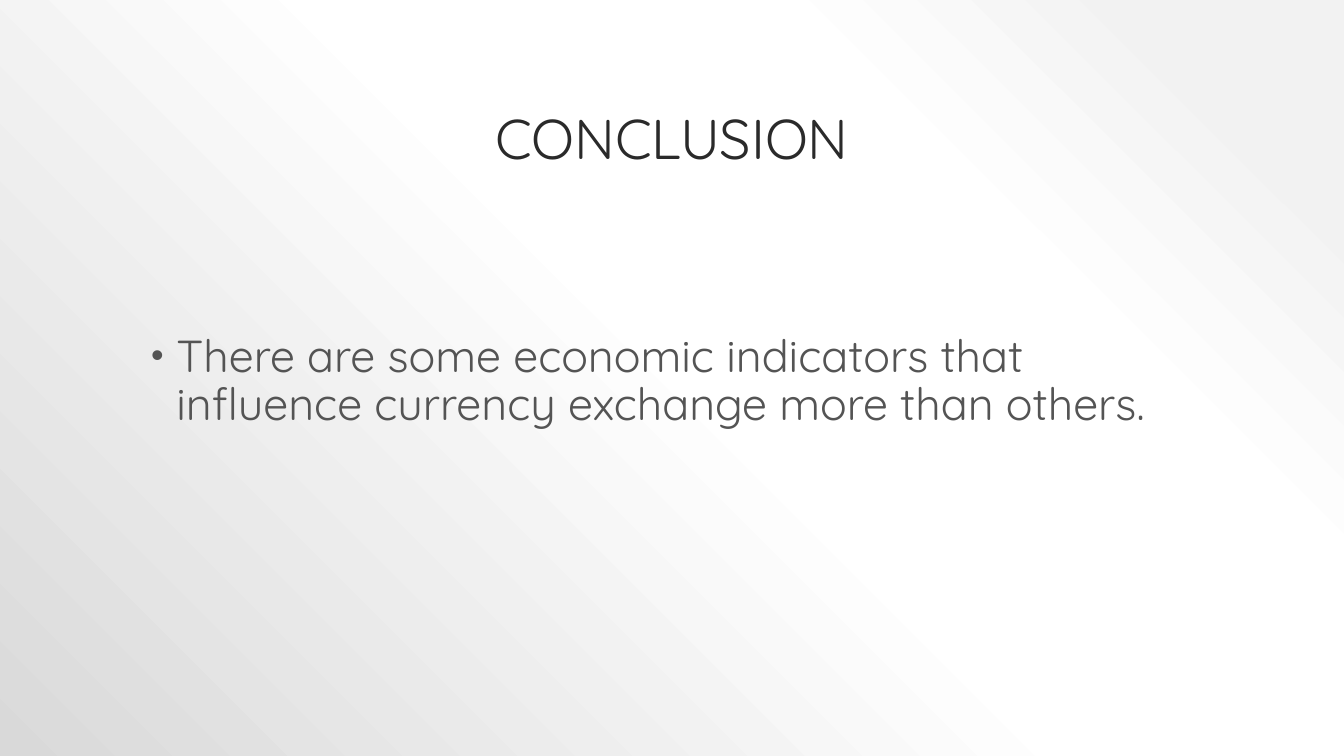
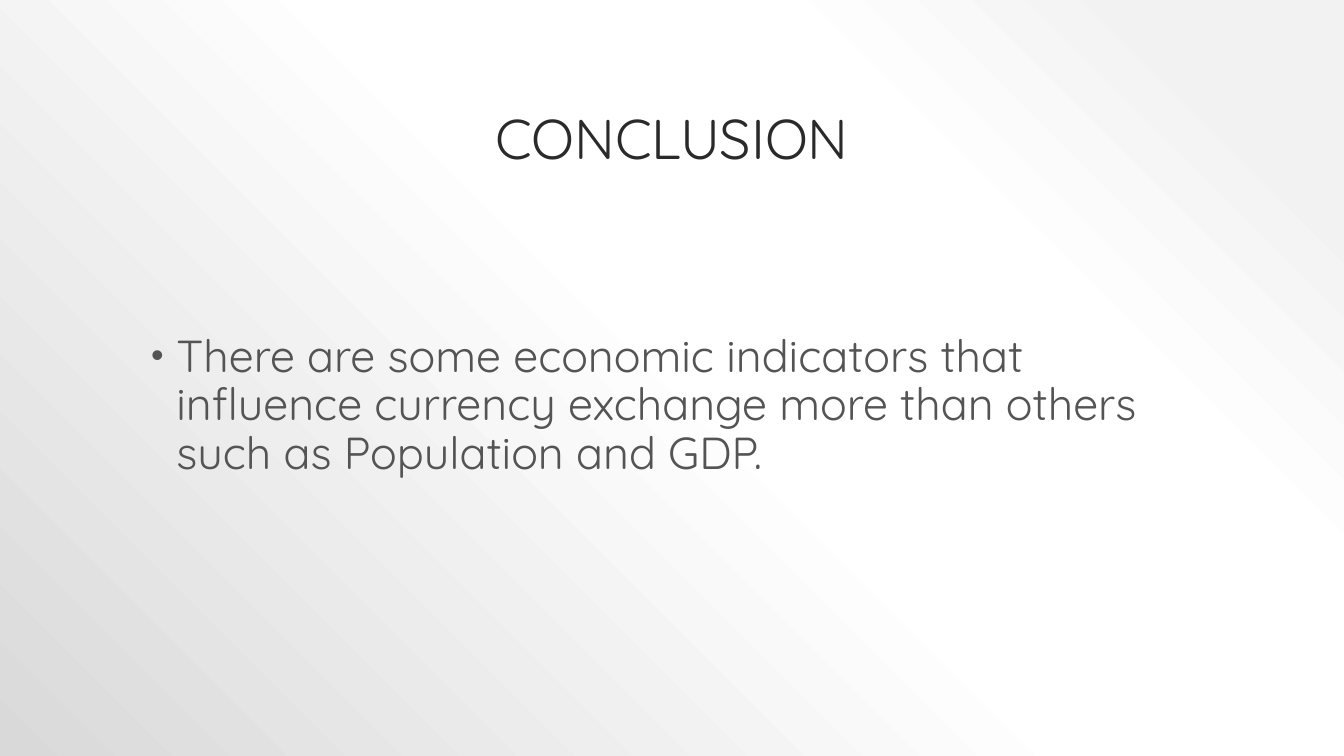
Before and after one commit to sg4g17/Cycle-to-Work, a slide deck: slide 11 of Predictors for the ratio of dollar and pound.pptx. Drawn at 1344x756 pixels with LibreOffice and Linux fonts; fonts in the diff are those of the drawing. Boxes give left, top, right and bottom in pixels: in the first picture for what was removed or moved away, otherwise in the second. Text is boxed around its words. In the diff, an @@ line names an element or a change of style, - is before the commit and + after.

```diff
--- a/Predictors for the ratio of dollar and pound.pptx
+++ b/Predictors for the ratio of dollar and pound.pptx
@@ text at (176,339,1137,478): text changed @@
-• There are some economic indicators that influence currency exchange more than others.
+• There are some economic indicators that influence currency exchange more than others such as Population and GDP.
```
Also in this commit, not shown: 7 other slides changed.
